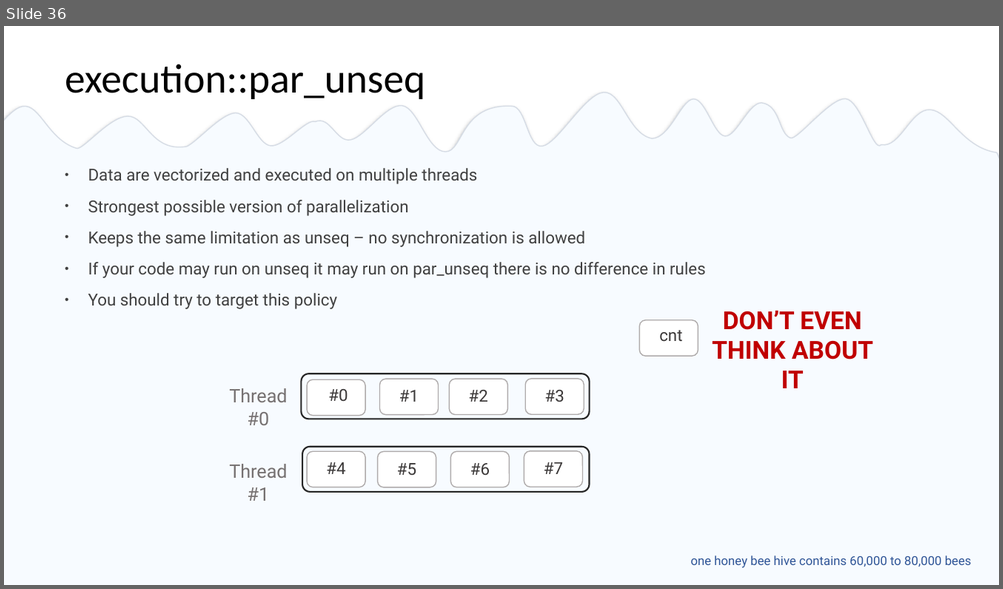
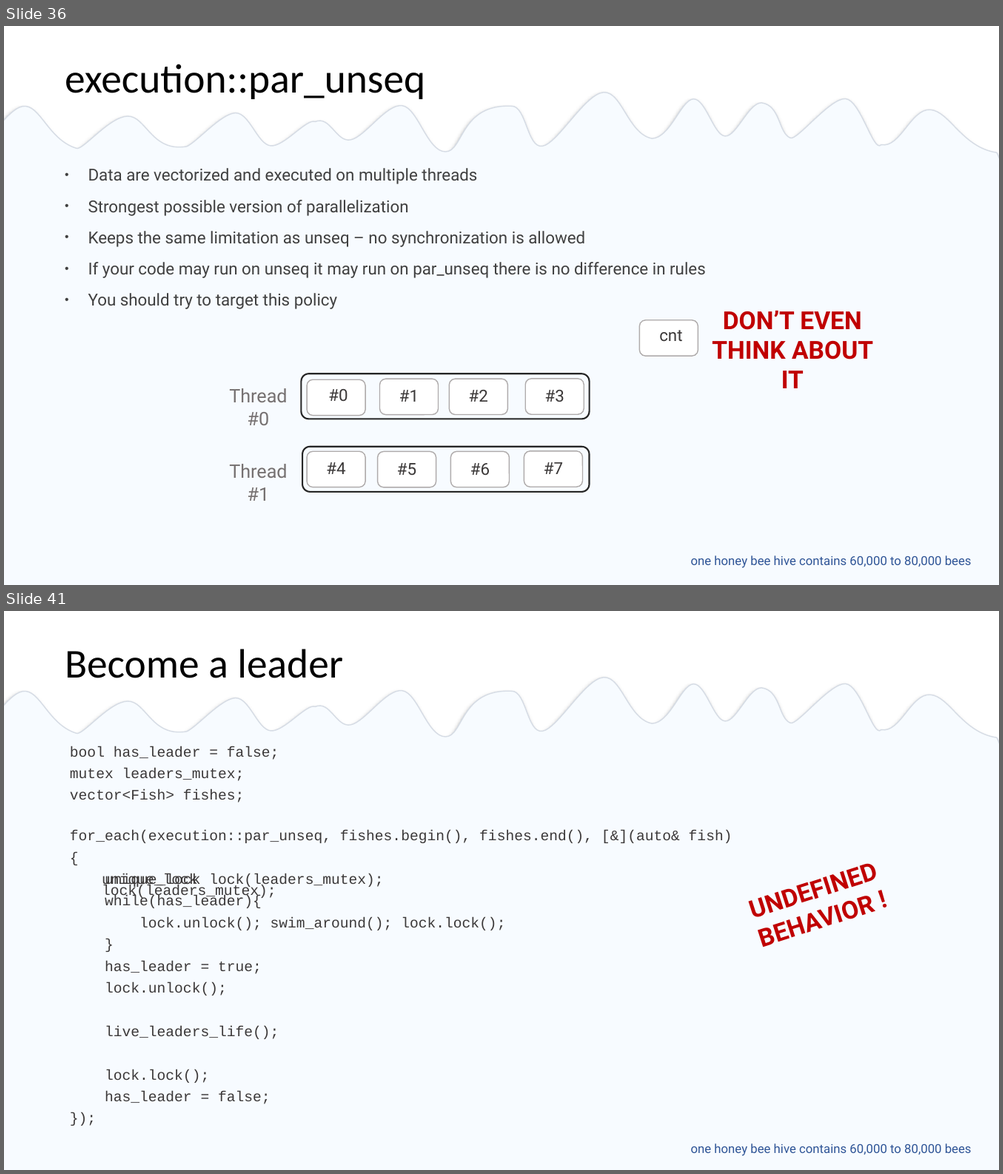
Before and after one commit to EmptySquareBubble/StoriesFromAParallelUniverse-, a slide deck: stories_from_a_paralel_universe.pptx. Shown one above the other, each under a label of ours: slide 36 before the commit, slides 36 and 41 after it; the slides between them are not shown. The pictures are 1003x589 and 1003x1174 pixels, drawn with LibreOffice and Linux fonts; fonts in the diff are those of the drawing. Boxes give left, top, right and bottom in pixels: in the first picture for what was removed or moved away, otherwise in the second. Text is boxed around its words. In the diff, an @@ line names an element or a change of style, - is before the commit and + after.

Commit message:
unseq atomic deadlock example

```diff
--- a/stories_from_a_paralel_universe.pptx
+++ b/stories_from_a_paralel_universe.pptx
@@ slide 41 added at [4,611,999,1170], background #FFFFFF @@
@@ title added at [65,649,343,678], 39.6 pt, text #000000 @@
+Become a leader
@@ freeform shape added at [4,667,999,769], fill #F7FBFF, outline #D6DCE5 1 pt @@
@@ rectangle added at [4,744,999,1170], fill #F7FBFF @@
@@ text added at [70,746,279,803], 14 pt, text #3B3838 @@
+bool has_leader = false;
+mutex leaders_mutex;
+vector<Fish> fishes;
@@ text added at [70,830,732,1105], 14 pt, text #3B3838 @@
+for_each(execution::par_unseq, fishes.begin(), fishes.end(), [&](auto& fish)
+{
+unique_lock lock(leaders_mutex);
+while(has_leader){
+lock.unlock(); swim_around(); lock.lock();
+}
+has_leader = true;
+lock.unlock();
+live_leaders_life();
+lock.lock();
+has_leader = false;
+});
@@ text added at [727,846,896,929], 24 pt, text #C00000, bold @@
+  UNDEFINED BEHAVIOR !
@@ text added at [105,874,383,889], 14 pt, text #3B3838 @@
+unique_lock lock(leaders_mutex);
@@ text added at [691,1144,971,1156], 12 pt, text #2F5597 @@
+  one honey bee hive contains 60,000 to 80,000 bees
```
Also in this commit, not shown: 10 slides changed, 1 other slide added.
